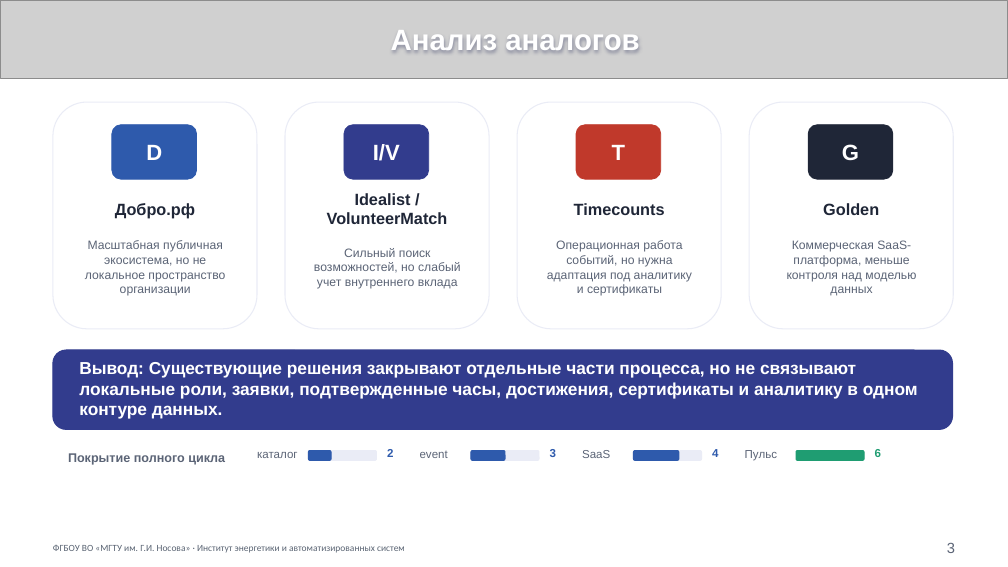
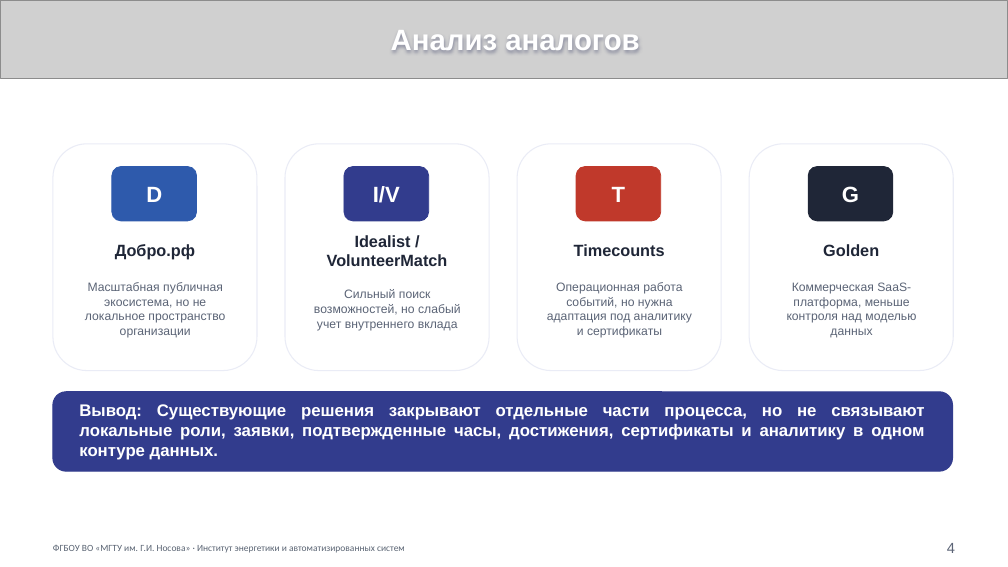
Before and after one commit to Haniem/unityaid, a slide deck: slide 4 of docs/final/Zozin_P_A_VKR_Presentation_final.pptx (slide 3 before the commit). Drawn at 1008x567 pixels with LibreOffice and Linux fonts; fonts in the diff are those of the drawing; grey boxes stand for pictures. Boxes give left, top, right and bottom in pixels: in the first picture for what was removed or moved away, otherwise in the second. Text is boxed around its words. In the diff, an @@ line names an element or a change of style, - is before the commit and + after.

```diff
--- a/docs/final/Zozin_P_A_VKR_Presentation_final.pptx
+++ b/docs/final/Zozin_P_A_VKR_Presentation_final.pptx
@@ 9 rounded rectangles, 9 texts: place and size @@
-9 rounded rectangles, 9 texts at <box>53,102,954,430</box>
+9 rounded rectangles, 9 texts at <box>53,144,954,471</box>
@@ text "Вывод: Существующие решения закрывают отдельные ..." at <box>79,404,924,460</box>: size 16.5 to 16 pt; alignment left to justified @@
@@ text removed at <box>387,449,393,457</box> @@
-2
@@ text removed at <box>550,449,556,457</box> @@
-3
@@ text removed at <box>712,449,718,457</box> @@
-4
@@ text removed at <box>875,449,881,457</box> @@
-6
@@ text removed at <box>68,453,225,465</box> @@
-Покрытие полного цикла
@@ text removed at <box>257,452,298,458</box> @@
-каталог
@@ rounded rectangle removed at <box>309,451,377,461</box> @@
@@ rounded rectangle removed at <box>309,451,331,461</box> @@
@@ text removed at <box>420,451,448,458</box> @@
-event
@@ rounded rectangle removed at <box>471,451,539,461</box> @@
@@ rounded rectangle removed at <box>471,451,505,461</box> @@
@@ text removed at <box>582,450,610,458</box> @@
-SaaS
@@ rounded rectangle removed at <box>634,451,702,461</box> @@
@@ rounded rectangle removed at <box>634,451,679,461</box> @@
@@ text removed at <box>745,450,777,461</box> @@
-Пульс
@@ rounded rectangle removed at <box>796,451,864,461</box> @@
@@ text at <box>947,543,955,553</box>: text changed @@
-3
+4
```
Also in this commit, not shown: 5 other slides changed, 1 slide added, 3 slides removed, 27 other files.
